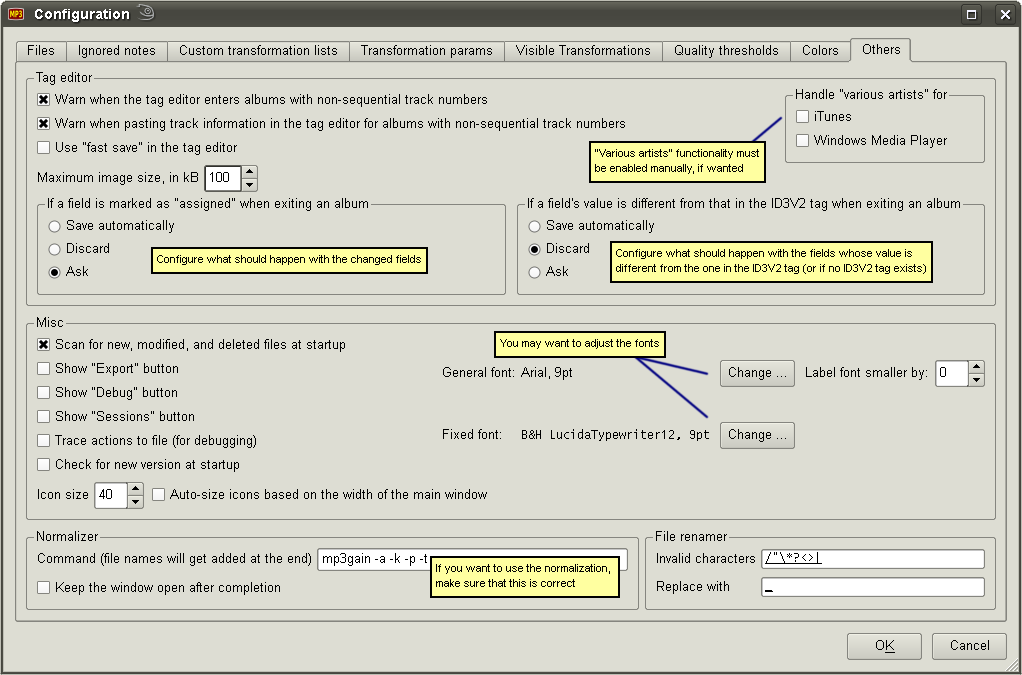
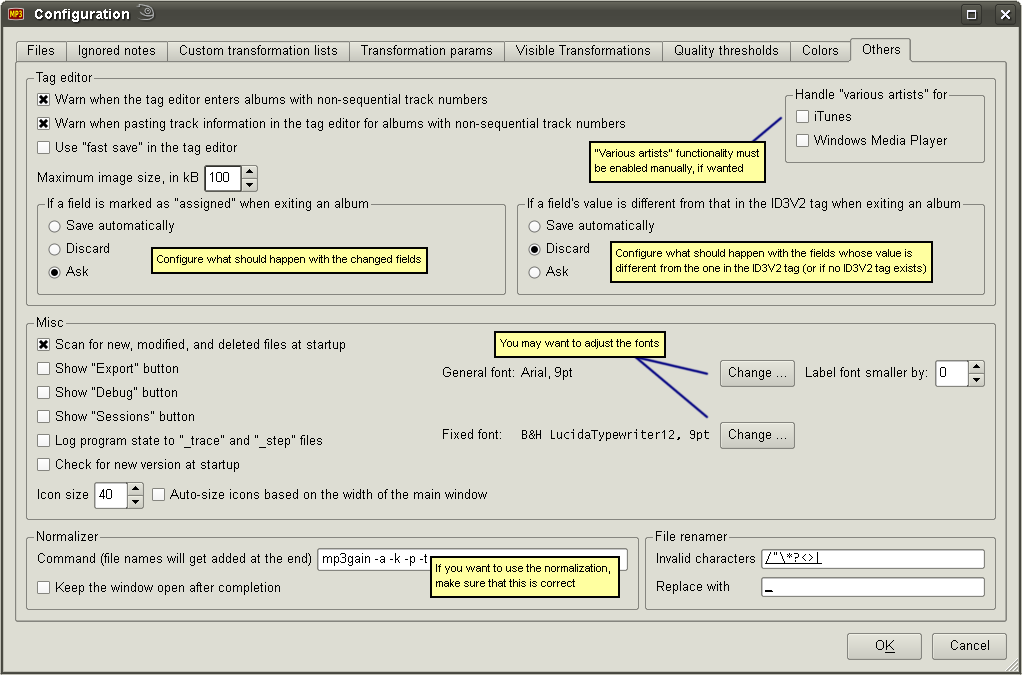
Layer changes from the first 1022×675 image to the second:
painted on "Pasted Layer#8" over (x1=55, y1=435, x2=322, y2=448)
